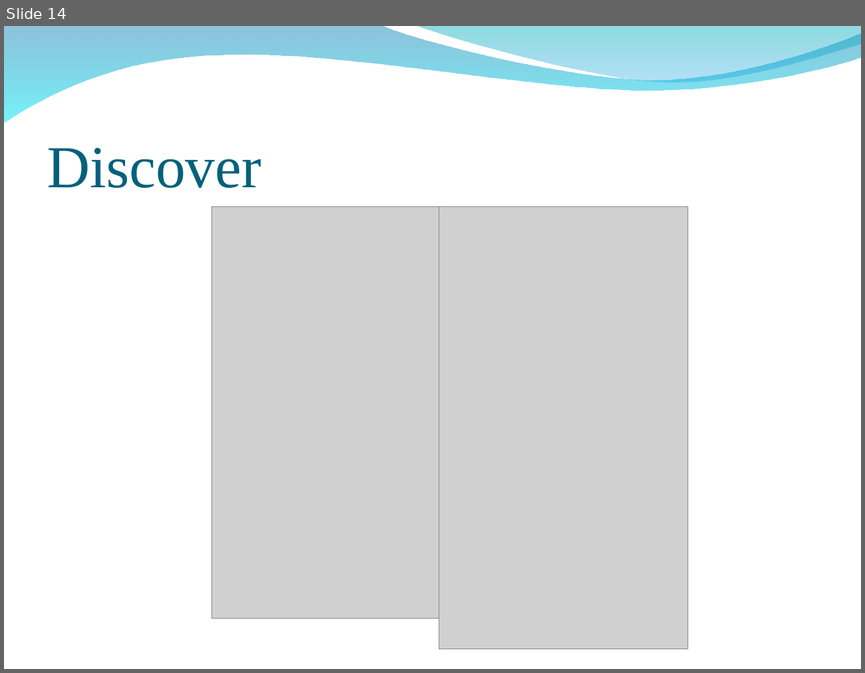
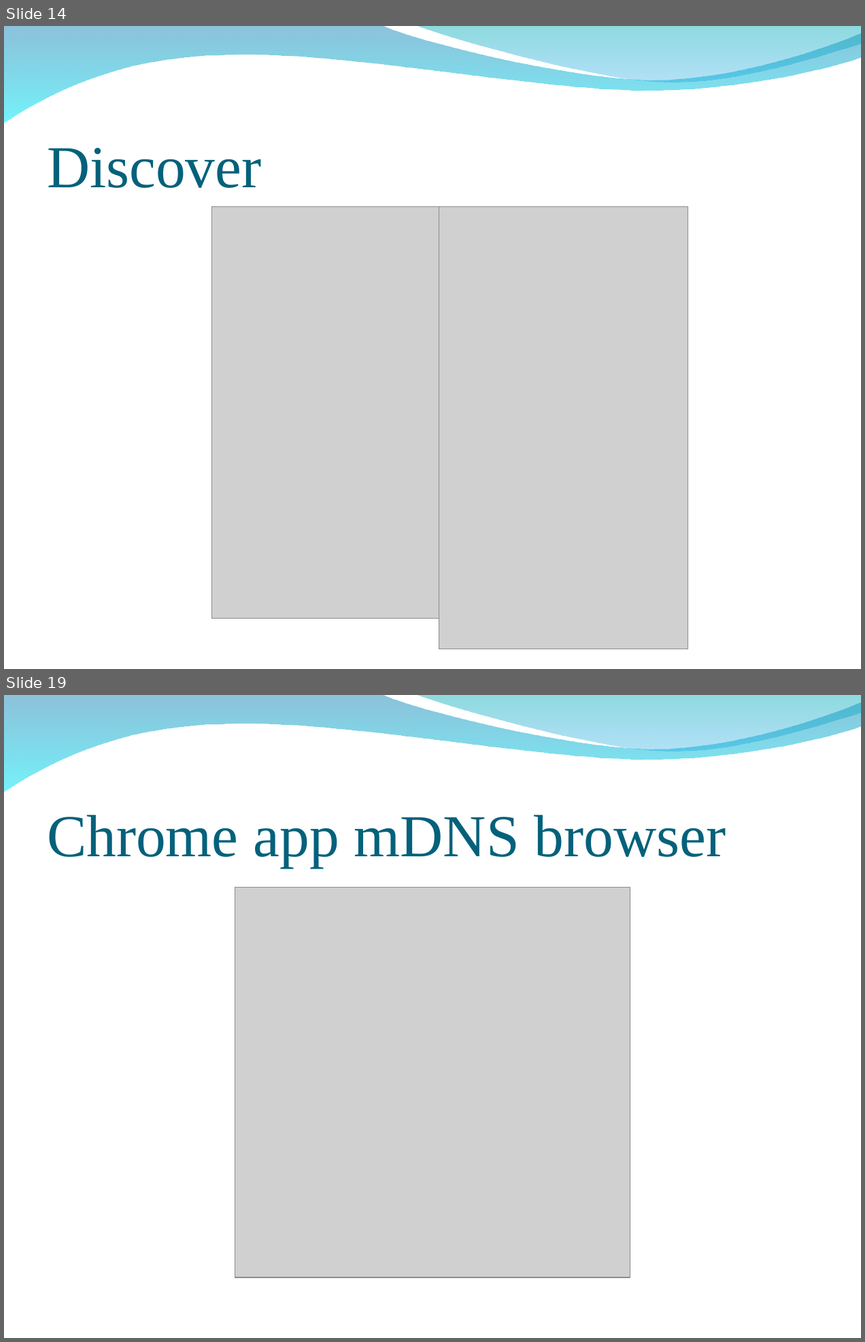
Before and after one commit to peter279k/regular_meeting, a slide deck: mDNS.ppt. Shown one above the other, each under a label of ours: slide 14 before the commit, slides 14 and 19 after it; the slides between them are not shown. The pictures are 865x673 and 865x1342 pixels, drawn with LibreOffice and Linux fonts; fonts in the diff are those of the drawing; grey boxes stand for pictures; background and template pictures are left out. Boxes give left, top, right and bottom in pixels: in the first picture for what was removed or moved away, otherwise in the second. Text is boxed around its words. In the diff, an @@ line names an element or a change of style, - is before the commit and + after.

```diff
--- a/mDNS.ppt
+++ b/mDNS.ppt
@@ slide 19 added at [4, 695, 861, 1338], background picture (left out); not listed: 2 template elements that a slide beside it also shows @@
@@ title added at [47, 815, 726, 867], 50 pt, text #04617B @@
+Chrome app mDNS browser
@@ picture added at [235, 887, 630, 1277] @@
```
Also in this commit, not shown: 6 slides changed, 3 other slides added, 1 slide removed.
